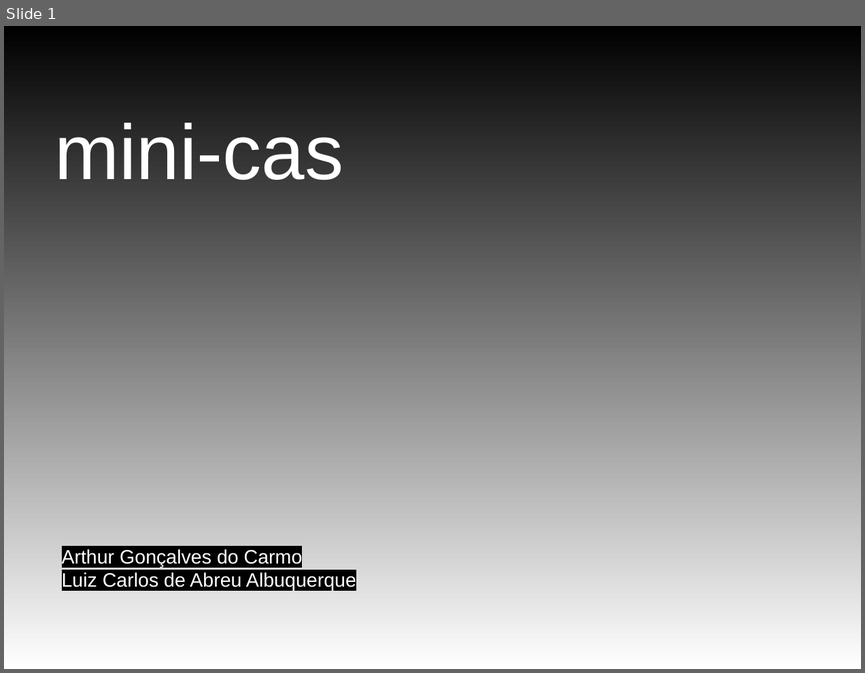
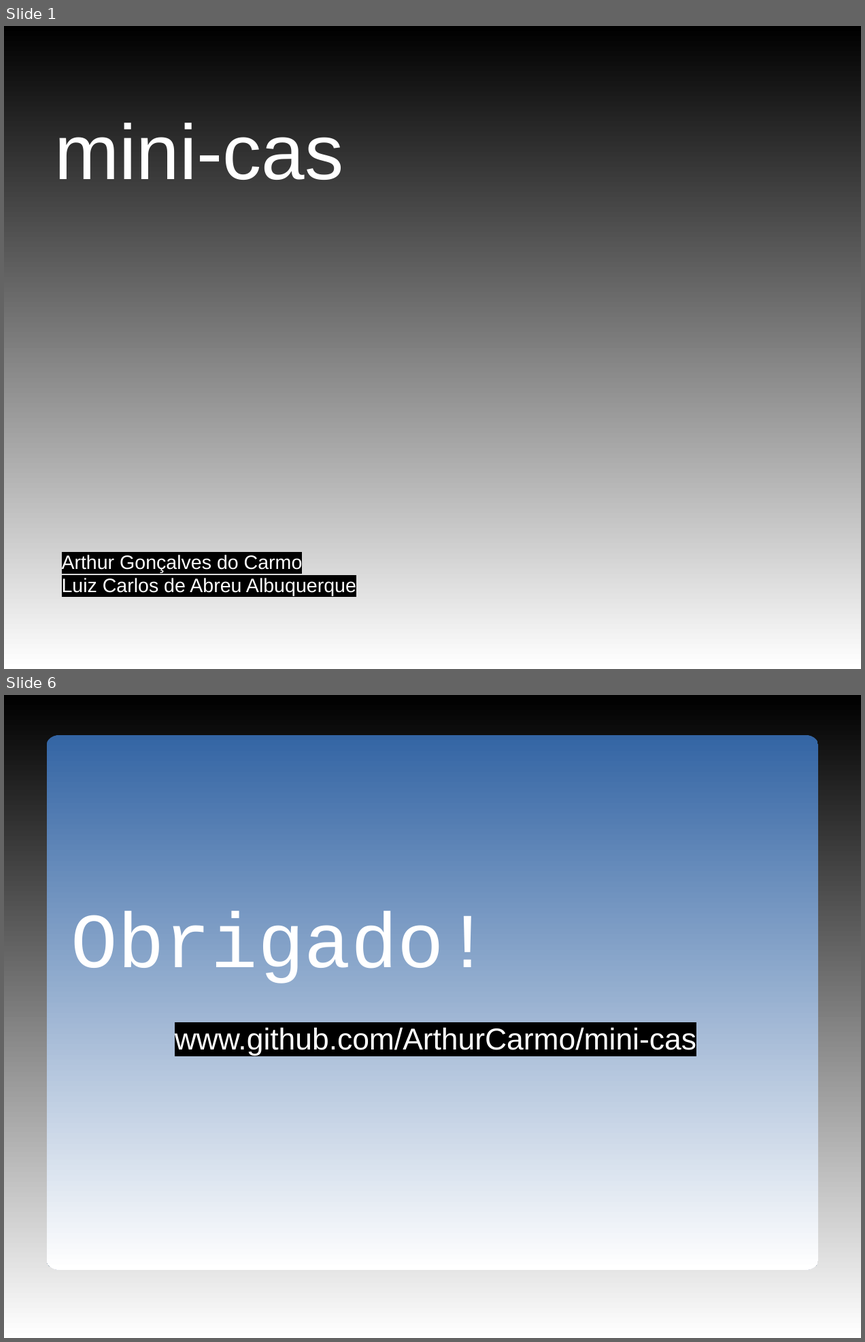
Before and after one commit to ArthurCarmo/mini-cas, a slide deck: doc/pmini-cas03.odp. Shown one above the other, each under a label of ours: slide 1 before the commit, slides 1 and 6 after it; the slides between them are not shown. The pictures are 865x673 and 865x1342 pixels, drawn with LibreOffice and Linux fonts; fonts in the diff are those of the drawing; background and template pictures are left out. Boxes give left, top, right and bottom in pixels: in the first picture for what was removed or moved away, otherwise in the second. Text is boxed around its words. In the diff, an @@ line names an element or a change of style, - is before the commit and + after.

```diff
--- a/doc/pmini-cas03.odp
+++ b/doc/pmini-cas03.odp
@@ slide 6 added at [4,695,861,1338], background gradient #000000 to #FFFFFF @@
@@ freeform shape added at [47,734,818,1270], fill gradient #3465A4 to #FFFFFF @@
@@ text added at [71,911,491,983], 72 pt, text #FFFFFF @@
+Obrigado!
@@ text added at [175,1027,696,1055], 28 pt, text #FFFFFF @@
+www.github.com/ArthurCarmo/mini-cas
@@ slide 1 changed as well @@
@@ text "Arthur Gonçalves do Carmo": place and size @@
-text "Arthur Gonçalves do Carmo" at [62,548,356,590]
+text "Arthur Gonçalves do Carmo" at [62,554,356,596]
```
Also in this commit, not shown: 4 other slides added, 1 slide removed, 44 other files.
